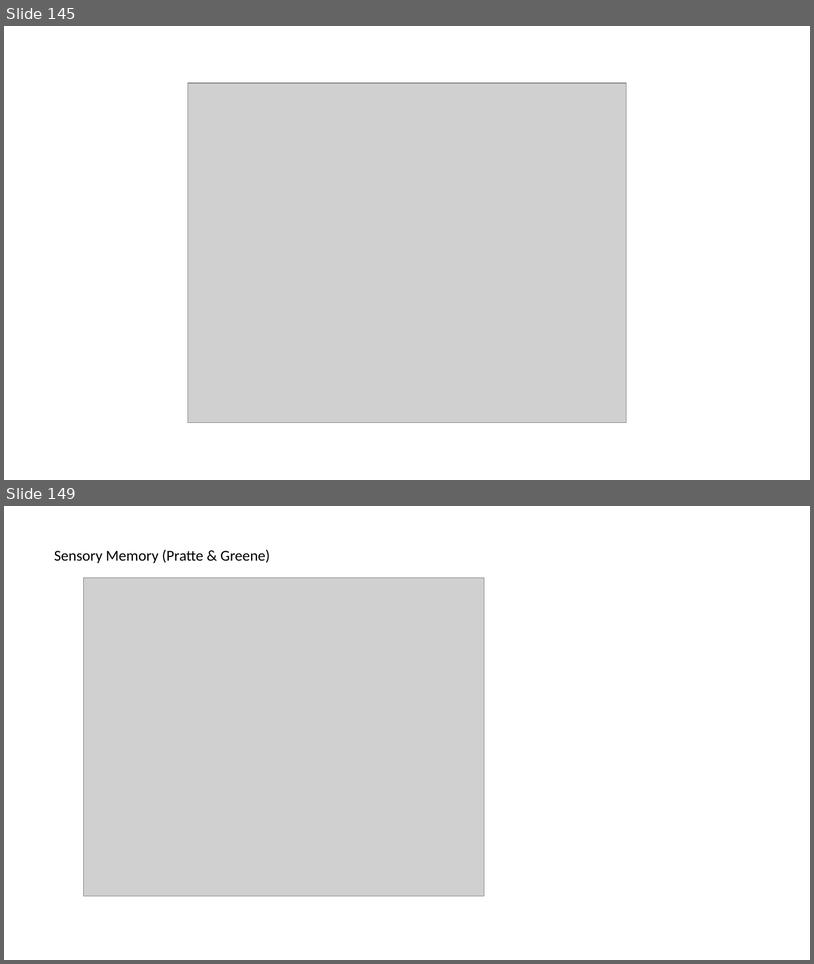
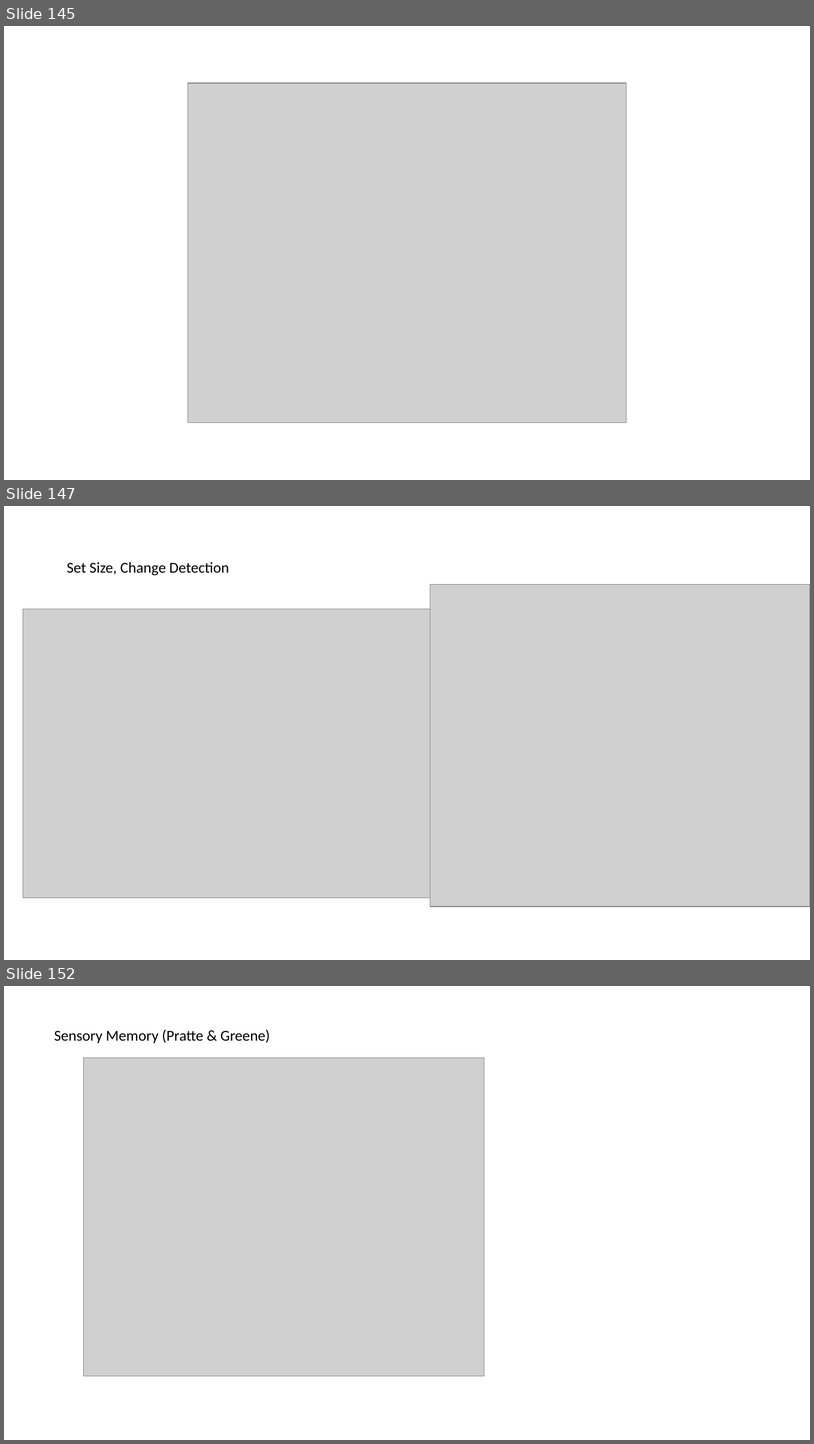
Before and after one commit to oberauer/IM.Simulation, a slide deck: IMSim.Mediated.Results.pptx. Shown one above the other, each under a label of ours: slides 145 and 149 before the commit, slides 145, 147 and 152 after it; the slides between them are not shown. The pictures are 814x964 and 814x1444 pixels, drawn with LibreOffice and Linux fonts; fonts in the diff are those of the drawing; grey boxes stand for pictures. Boxes give left, top, right and bottom in pixels: in the first picture for what was removed or moved away, otherwise in the second. Text is boxed around its words. In the diff, an @@ line names an element or a change of style, - is before the commit and + after.

```diff
--- a/IMSim.Mediated.Results.pptx
+++ b/IMSim.Mediated.Results.pptx
@@ slide 147 added at <box>4,506,810,960</box>, background #FFFFFF @@
@@ text added at <box>67,562,230,576</box>, 18 pt, text #000000 @@
+Set Size, Change Detection
@@ picture added at <box>431,584,810,906</box> @@
@@ picture added at <box>23,609,431,897</box> @@
@@ what was slide 149 is now slide 152 @@
```
Also in this commit, not shown: 7 slides changed, 8 other slides added, 3 slides removed.
